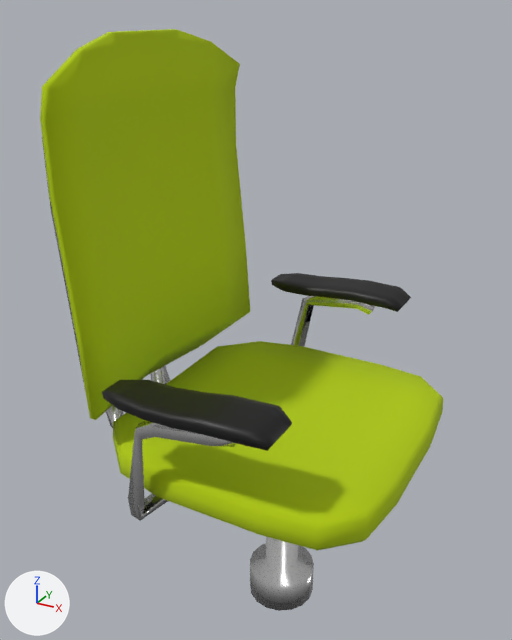
Renders of the Blender file packages/frontend/assets/room/objects/chair/chair.blend from each side of a commit.
Camera for both pictures: a 50 mm camera at (0.459, -0.935, 1.101) aimed at (-0.059, 0.006, 0.631). Arrows for +X, +Y and +Z are at lower left; the lights stay in place. The first picture is the older version.

Script lines for the objects in view, before the commit:
```python
ob_cylinder = bpy.data.objects.new('Cylinder', me_cylinder_001)
ob_cylinder.location = (0.0, 0.0, 0.23)
ob_grid = bpy.data.objects.new('Grid', me_grid)
ob_grid.location = (0.0, 0.0, 0.48)
ob_grid_001 = bpy.data.objects.new('Grid.001', me_grid_001)
ob_grid_001.location = (-0.22, 0.0, 0.77)
ob_grid_002 = bpy.data.objects.new('Grid.002', me_grid_002)
ob_grid_002.location = (-0.25, 0.0, 0.77)
ob_grid_003 = bpy.data.objects.new('Grid.003', me_grid_003)
ob_grid_003.location = (-0.02, 0.0, 0.61)
ob_grid_003.scale = (1.0, 0.321, 1.0)
ob_grid_004 = bpy.data.objects.new('Grid.004', me_grid_004)
ob_grid_004.location = (0.0, 0.0, 0.58)
ob_grid_004.scale = (1.0, 0.321, 1.0)
```
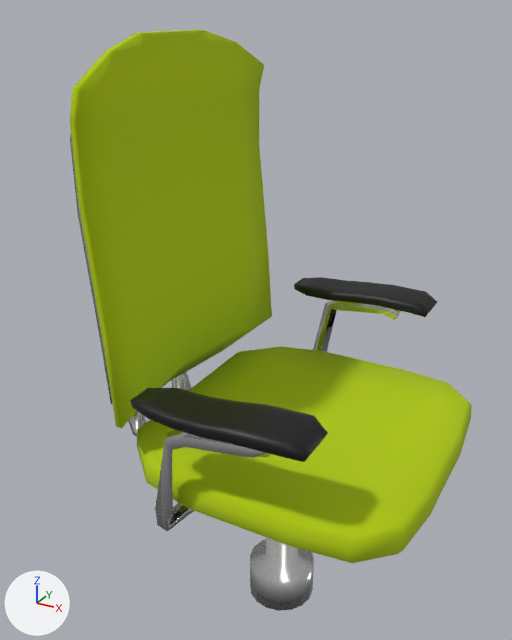
What differs and where, as boxes [x1, y1, x2, y2] in the pictures (512 x 640 px):
'Grid.001', moved
    before: [40, 29, 250, 420]
    after: [70, 30, 272, 429]
'Grid', moved
    before: [113, 341, 443, 551]
    after: [137, 346, 472, 563]
'Grid.003', moved
    before: [102, 273, 411, 451]
    after: [130, 277, 437, 462]
'Grid.004', moved
    before: [128, 296, 375, 521]
    after: [155, 301, 401, 531]
'Grid.002', moved (mostly hidden)
    before: [42, 138, 170, 428]
    after: [70, 134, 192, 436]

What changed in the scene script:
```text
Change ob_grid:
    ob_grid.location: (0.0, 0.0, 0.48) -> (0.05, 0.0, 0.48)
Change ob_grid_001:
    ob_grid_001.location: (-0.22, 0.0, 0.77) -> (-0.17, 0.0, 0.77)
Change ob_grid_002:
    ob_grid_002.location: (-0.25, 0.0, 0.77) -> (-0.2, 0.0, 0.77)
Change ob_grid_003:
    ob_grid_003.location: (-0.02, 0.0, 0.61) -> (0.03, 0.0, 0.61)
Change ob_grid_004:
    ob_grid_004.location: (0.0, 0.0, 0.58) -> (0.05, 0.0, 0.58)
```
